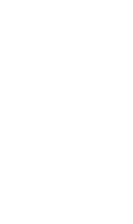
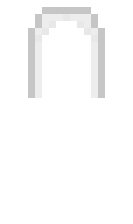
Comparing the layer stacks of the two 133×224 images. Changes:
showed "HairBack", painted on it over box(28, 7, 105, 98)
